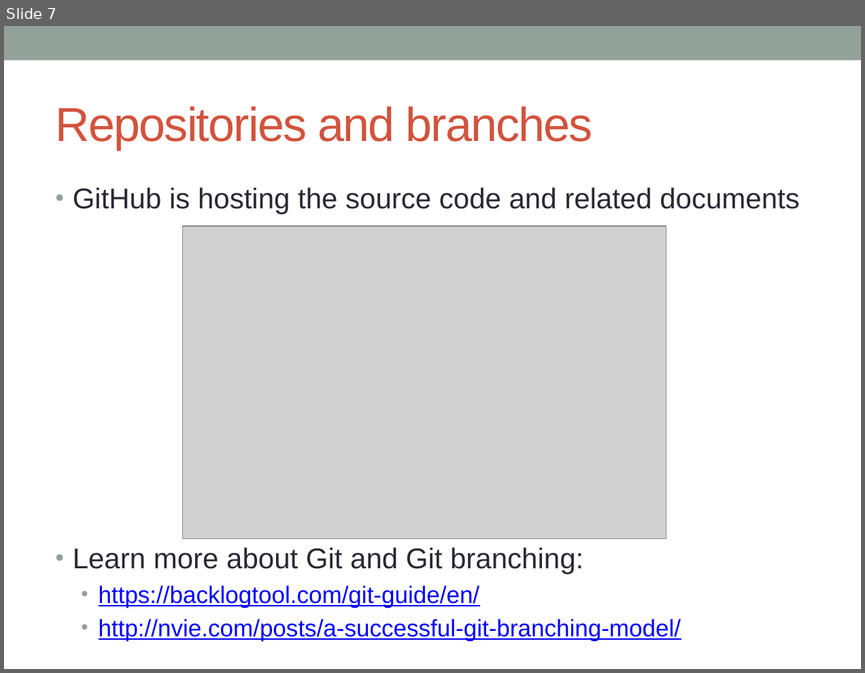
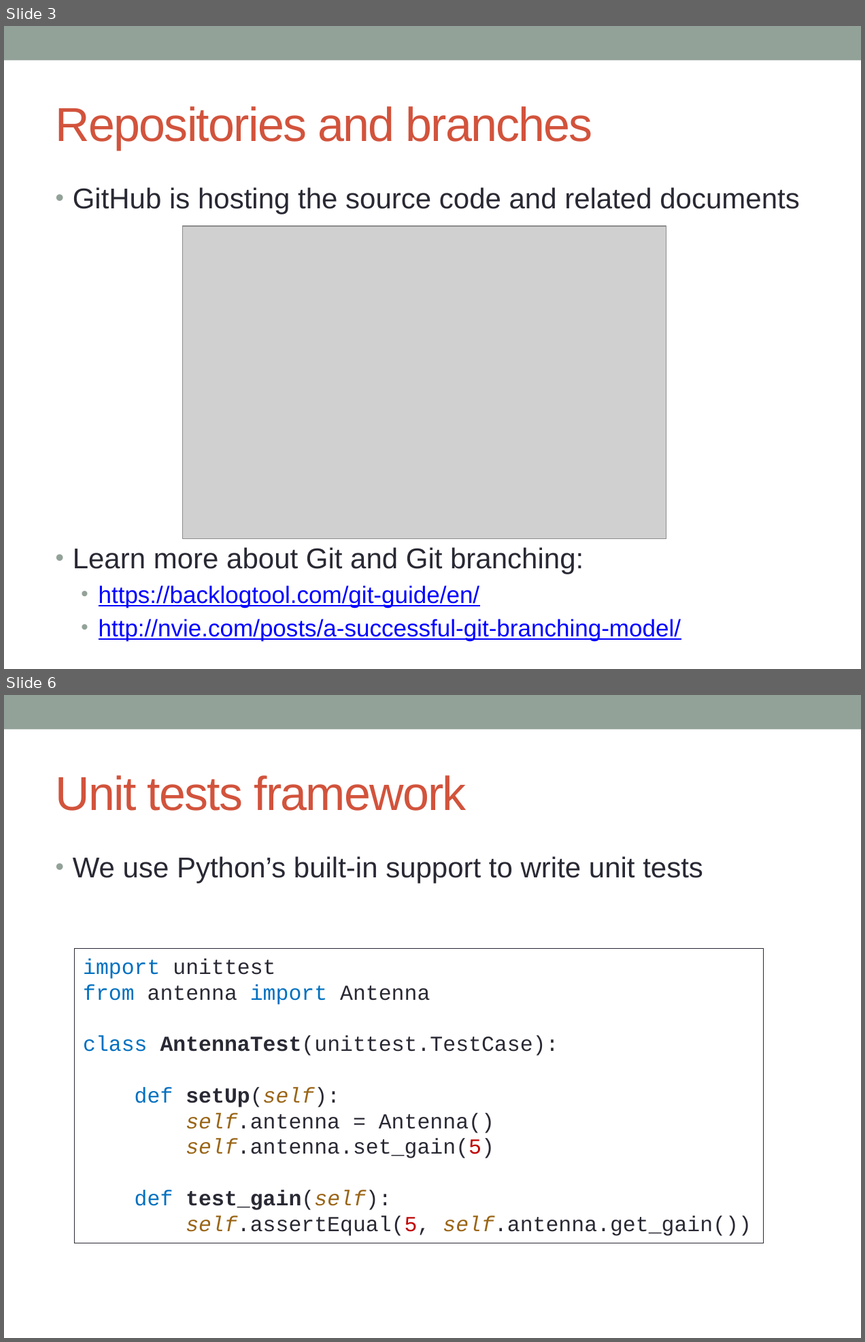
Before and after one commit to SIMULATOR-WG/SHARC, a slide deck: docs/Welcome to SHARC.pptx. Shown one above the other, each under a label of ours: slide 7 before the commit, slides 3 and 6 after it; the slides between them are not shown. The pictures are 865x673 and 865x1342 pixels, drawn with LibreOffice and Linux fonts; fonts in the diff are those of the drawing; grey boxes stand for pictures. Boxes give left, top, right and bottom in pixels: in the first picture for what was removed or moved away, otherwise in the second. Text is boxed around its words. In the diff, an @@ line names an element or a change of style, - is before the commit and + after.

Commit message:
New Propagation abstract class New class to implement the Free Space propagation model

```diff
--- a/docs/Welcome to SHARC.pptx
+++ b/docs/Welcome to SHARC.pptx
@@ slide 6 added at <box>4,695,861,1338</box>, background #FFFFFF; not listed: 1 template element that a slide beside it also shows @@
@@ title added at <box>56,775,466,811</box>, 40 pt, text #D2533C @@
+Unit tests framework
@@ text added at <box>73,856,703,883</box>, 24 pt, text #292934 @@
+• We use Python’s built-in support to write unit tests
@@ rectangle added at <box>74,949,763,1242</box>, outline #292934 0.75 pt, 18 pt, text #292934 @@
+import unittest
+from antenna import Antenna
+class AntennaTest(unittest.TestCase):
+def setUp(self):
+self.antenna = Antenna()
+self.antenna.set_gain(5)
+def test_gain(self):
+self.assertEqual(5, self.antenna.get_gain())
@@ what was slide 7 is now slide 3 @@
```
Also in this commit, not shown: 3 slides changed, 7 other slides added, 3 slides removed, 2 other files.
